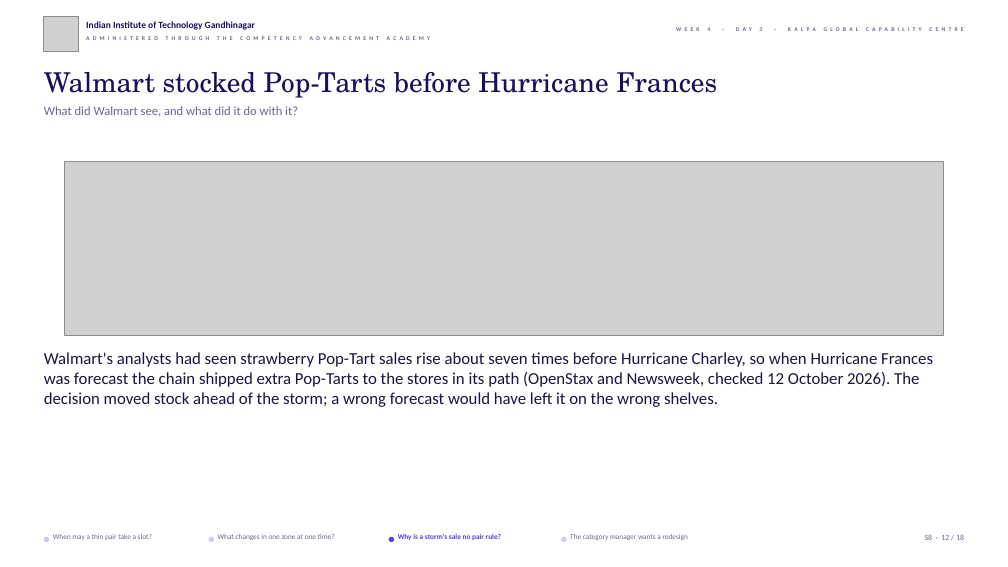
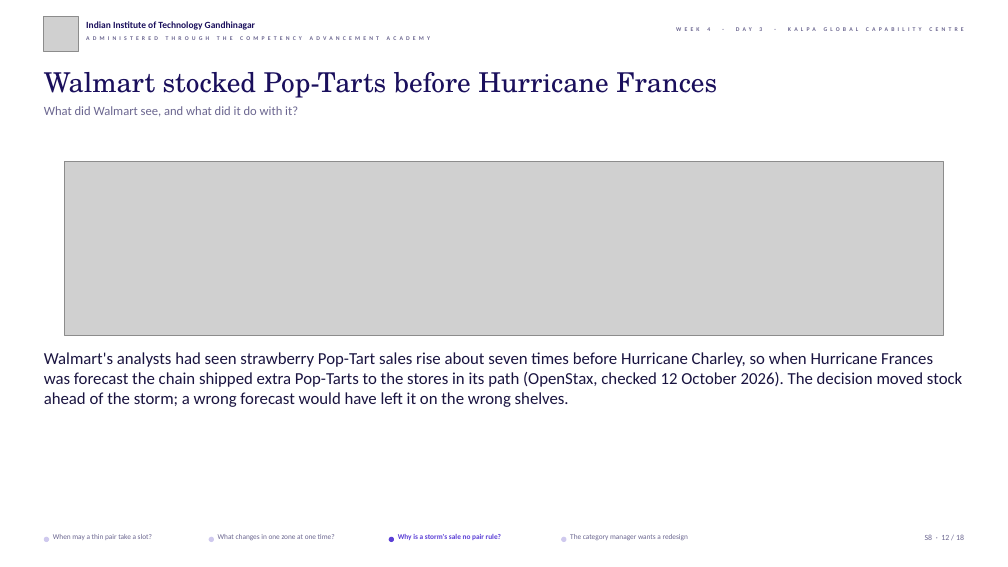
Before and after one commit to fde-academy-lab/c2-content-factory, a slide deck: slide 12 of content/W04/D3/slides/C2_W04_D03_fallback_STUDENT.pptx. Drawn at 1008x567 pixels with LibreOffice and Linux fonts; fonts in the diff are those of the drawing; grey boxes stand for pictures; background and template pictures are left out. Boxes give left, top, right and bottom in pixels: in the first picture for what was removed or moved away, otherwise in the second. Text is boxed around its words. In the diff, an @@ line names an element or a change of style, - is before the commit and + after.

```diff
--- a/content/W04/D3/slides/C2_W04_D03_fallback_STUDENT.pptx
+++ b/content/W04/D3/slides/C2_W04_D03_fallback_STUDENT.pptx
@@ text at box(44, 352, 962, 407): text changed @@
-Walmart's analysts had seen strawberry Pop-Tart sales rise about seven times before Hurricane Charley, so when Hurricane Frances was forecast the chain shipped extra Pop-Tarts to the stores in its path (OpenStax and Newsweek, checked 12 October 2026). The decision moved stock ahead of the storm; a wrong forecast would have left it on the wrong shelves.
+Walmart's analysts had seen strawberry Pop-Tart sales rise about seven times before Hurricane Charley, so when Hurricane Frances was forecast the chain shipped extra Pop-Tarts to the stores in its path (OpenStax, checked 12 October 2026). The decision moved stock ahead of the storm; a wrong forecast would have left it on the wrong shelves.
```
Also in this commit, not shown: 5 other slides changed, 10 other files.
